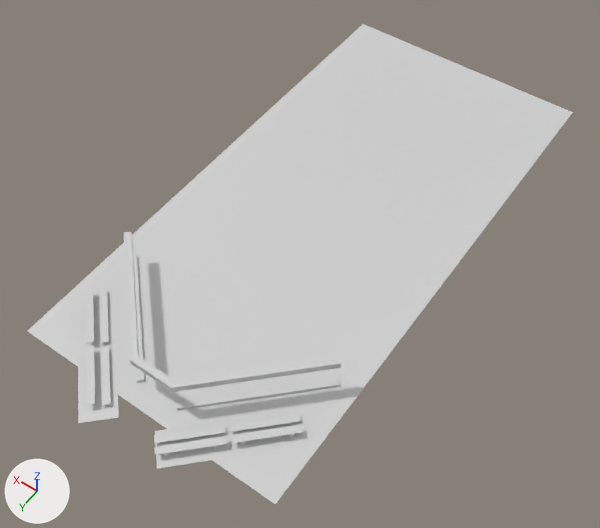
What one commit did to the COLLADA model models/Field/field.dae.
Camera for both pictures: a 50 mm camera at (-86.7, 135.9, 180.7) aimed at (-2.7, 18.2, -4.2). Arrows for +X, +Y and +Z are at lower left; the lights stay in place. Where no turn or scale is listed for an object, it has been applied to the vertices.

Names of what the first picture shows: 'field_004'.
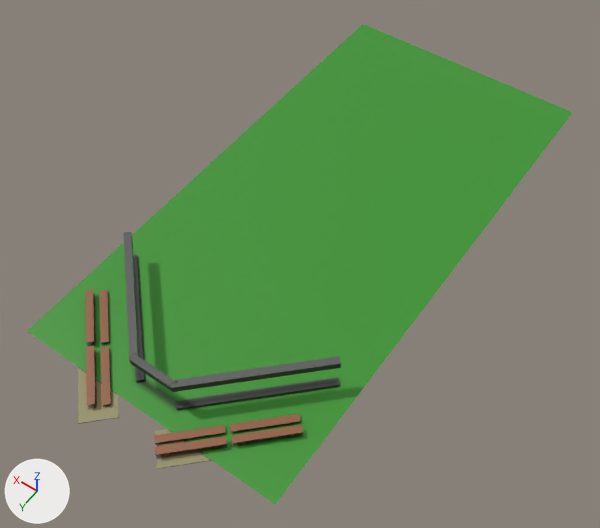
Pixel boxes (x1, y1, x2, y2) of what changed, in the pictures (600 x 528 px):
'field_004', surface changed (grey to green): (27, 24, 573, 504) in both

The change in detail:
Picture 'fieldbake.png' (img_fieldbake_png) is new.
In material 'Material' (mat_material), base_color is no longer (0.64, 0.64, 0.64), light grey #d1d1d1.
In material 'Material' (mat_material), texture is now set to img_fieldbake_png.
